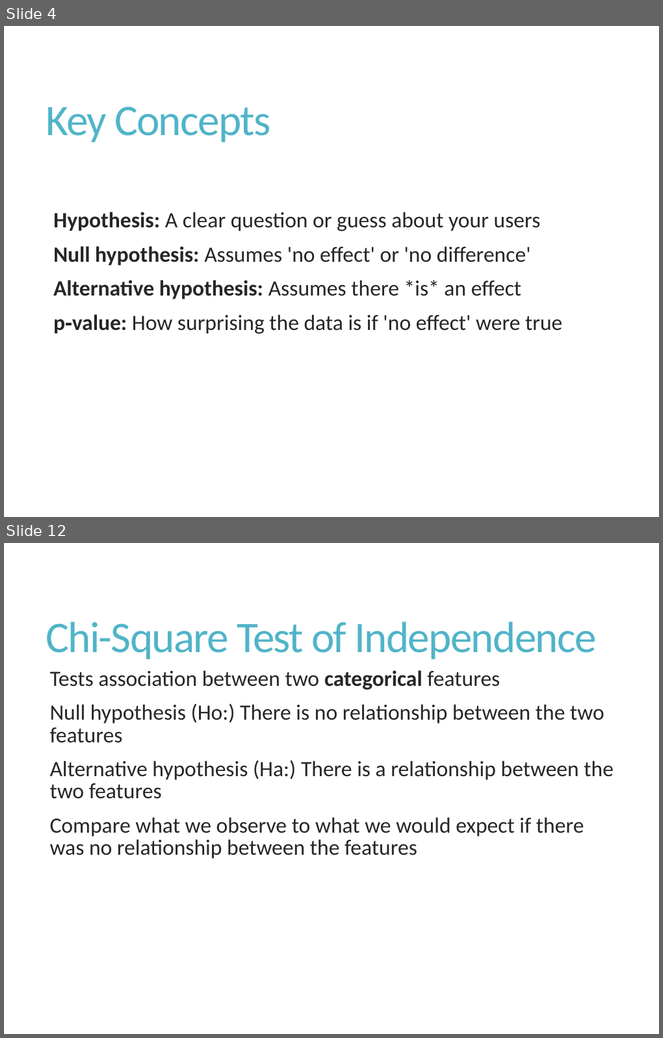
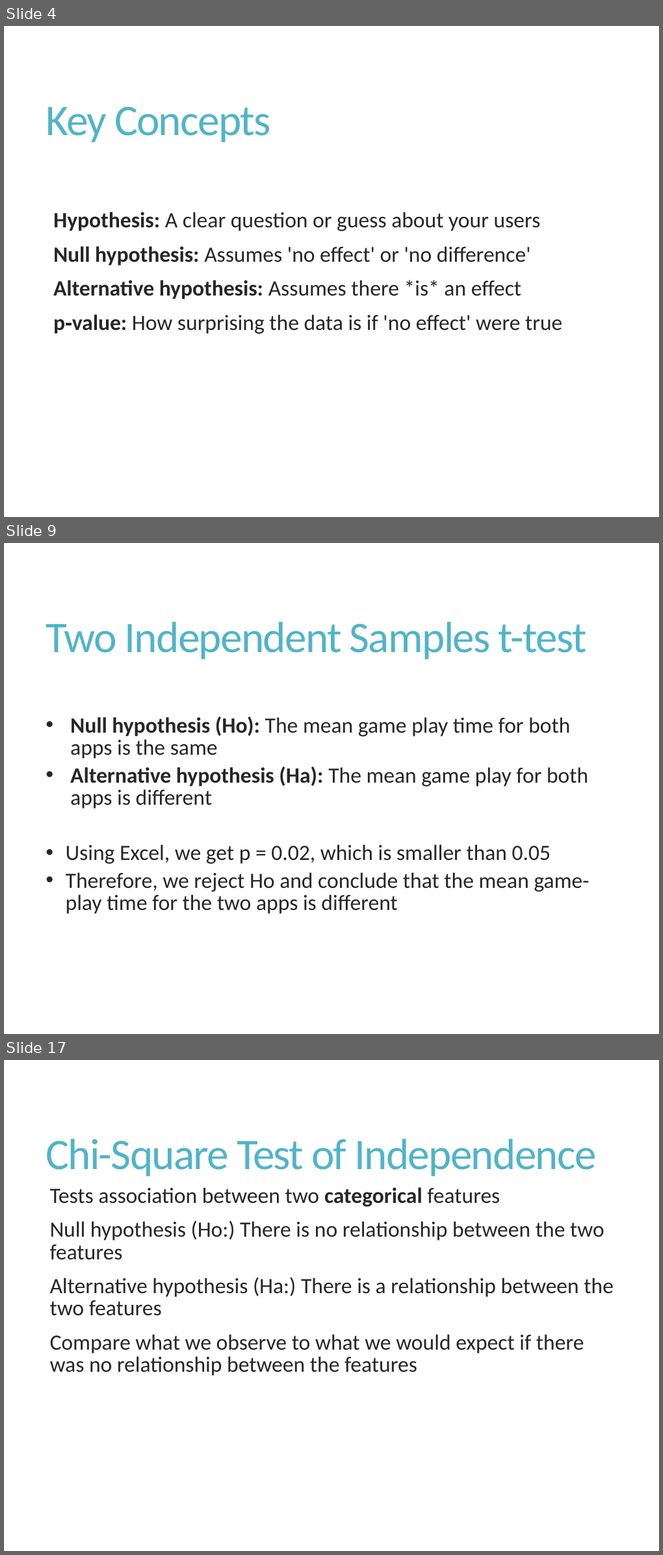
Before and after one commit to Chelsea-Myers/User_Experience_Research_Analytics, a slide deck: UXP_Presentations/UX_Hypothesis_Testing.pptx. Shown one above the other, each under a label of ours: slides 4 and 12 before the commit, slides 4, 9 and 17 after it; the slides between them are not shown. The pictures are 663x1038 and 663x1555 pixels, drawn with LibreOffice and Linux fonts; fonts in the diff are those of the drawing. Boxes give left, top, right and bottom in pixels: in the first picture for what was removed or moved away, otherwise in the second. Text is boxed around its words. In the diff, an @@ line names an element or a change of style, - is before the commit and + after.

```diff
--- a/UXP_Presentations/UX_Hypothesis_Testing.pptx
+++ b/UXP_Presentations/UX_Hypothesis_Testing.pptx
@@ slide 9 added at (x1=4, y1=543, x2=659, y2=1034), background #FFFFFF @@
@@ title added at (x1=46, y1=622, x2=587, y2=659), 48 pt, text #50B4C8 @@
+Two Independent Samples t-test
@@ text added at (x1=66, y1=717, x2=590, y2=914), 24 pt, text #262626 @@
+  • Null hypothesis (Ho): The mean game play time for both apps is the same
+  • Alternative hypothesis (Ha): The mean game play for both apps is different
+  • Using Excel, we get p = 0.02, which is smaller than 0.05
+  • Therefore, we reject Ho and conclude that the mean game-play time for the two apps is different
@@ what was slide 12 is now slide 17 @@
```
Also in this commit, not shown: 7 slides changed, 4 other slides added.
